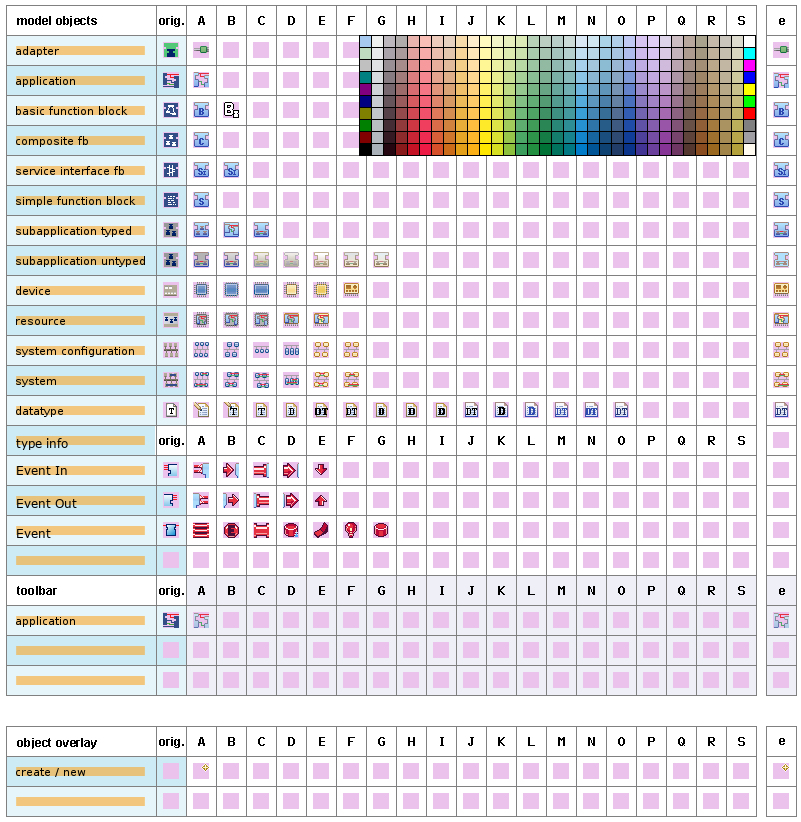
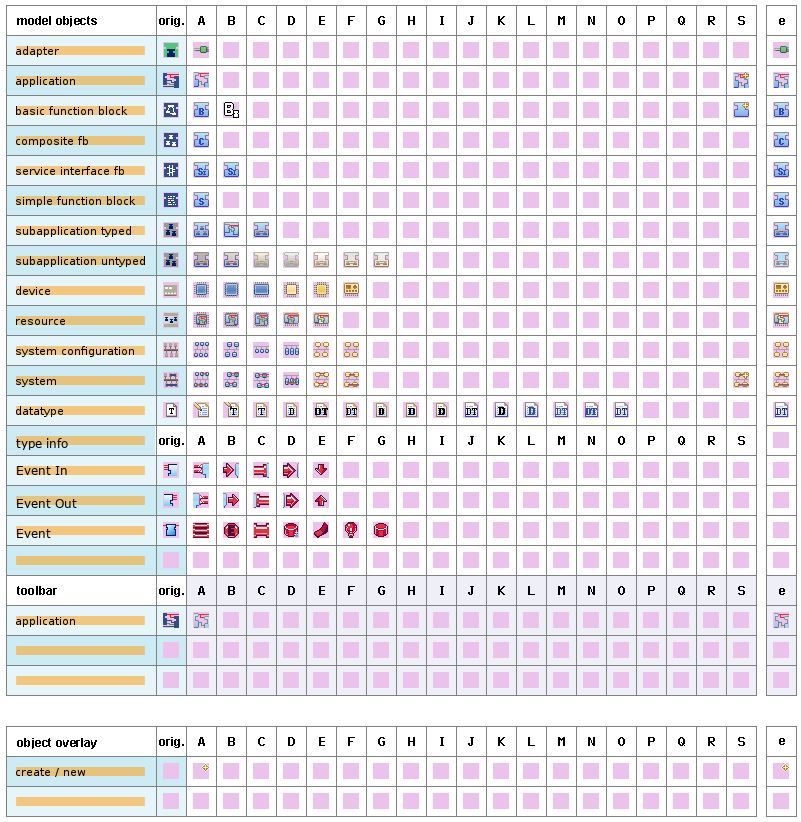
Before/after of a 801px x 822px layered artwork. What changed in the layer stack:
added layer "new_application" in group "Export" over (734, 72, 749, 88)
added layer "new_fb" in group "Export" over (734, 102, 749, 117)
added layer "new_system" in group "Export" over (734, 372, 749, 387)
hid "Color Pallette" over (359, 35, 756, 156)
